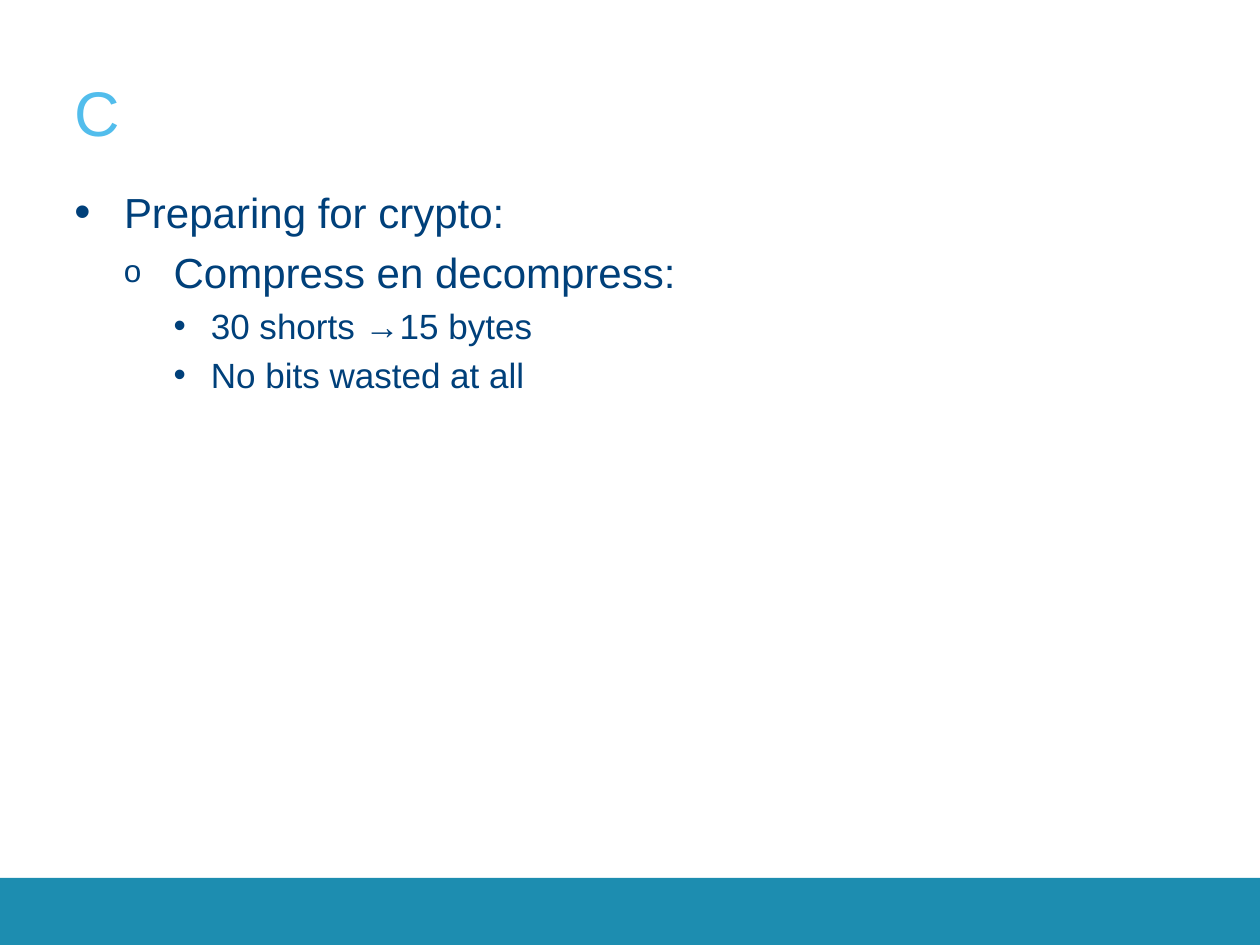
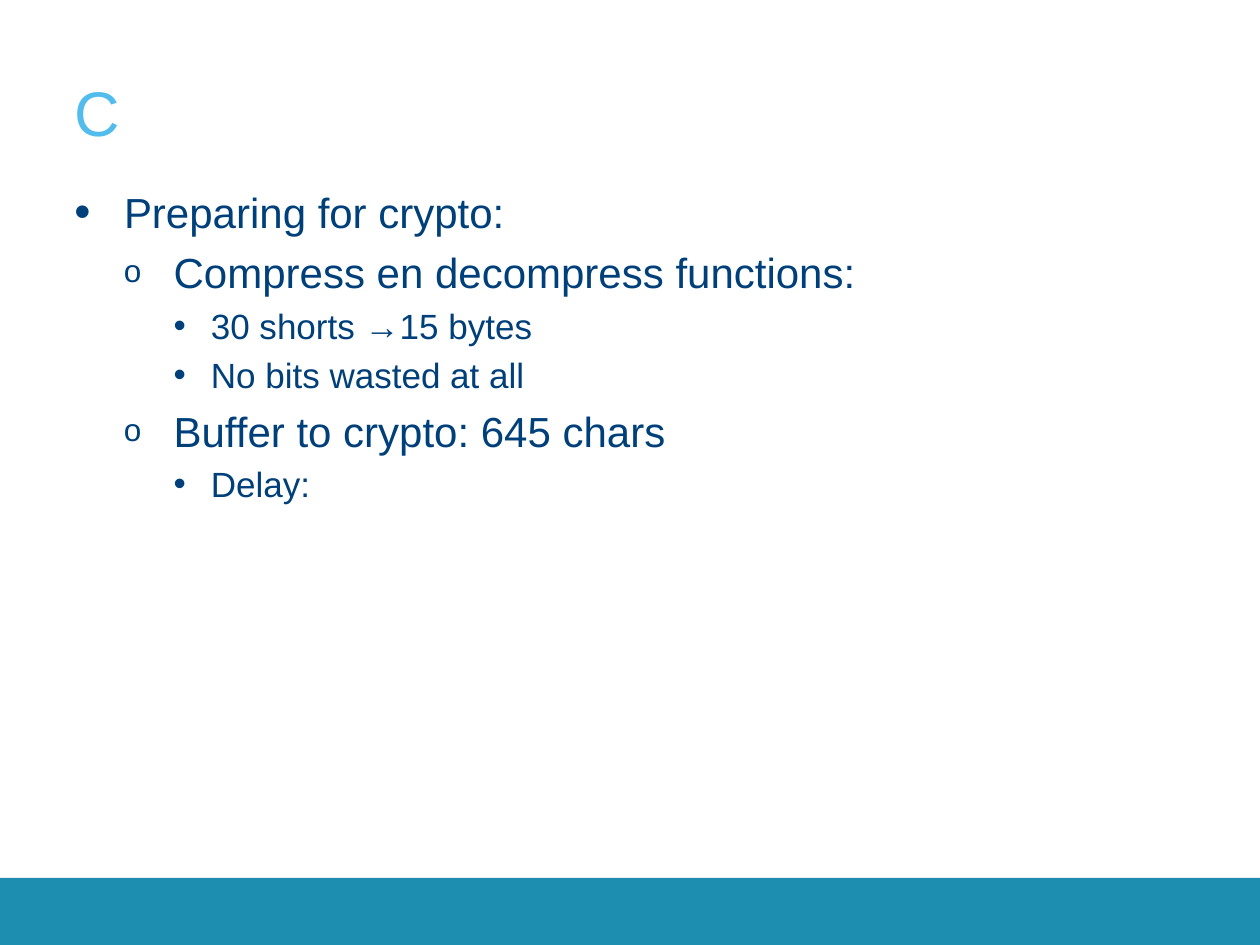
Before and after one commit to SepOwnage/P-O5, a slide deck: slide 9 of Presentatie/Presentatie.pptx. Drawn at 1260x945 pixels with LibreOffice and Linux fonts; fonts in the diff are those of the drawing; background and template pictures are left out. Boxes give left, top, right and bottom in pixels: in the first picture for what was removed or moved away, otherwise in the second. Text is boxed around its words. In the diff, an @@ line names an element or a change of style, - is before the commit and + after.

Commit message:
pres

```diff
--- a/Presentatie/Presentatie.pptx
+++ b/Presentatie/Presentatie.pptx
@@ text at bbox=[174, 257, 856, 297]: text changed @@
-  o Compress en decompress:
+  o Compress en decompress functions:
@@ text at bbox=[174, 416, 666, 504]: paragraphs added @@
+  o Buffer to crypto: 645 chars
+    • Delay:
```
